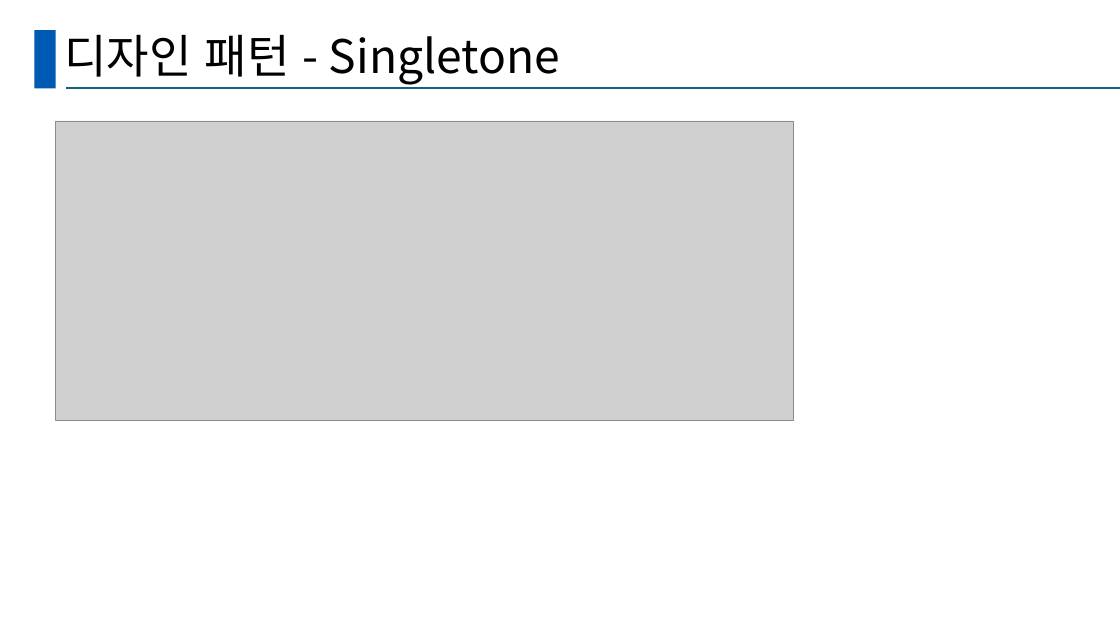
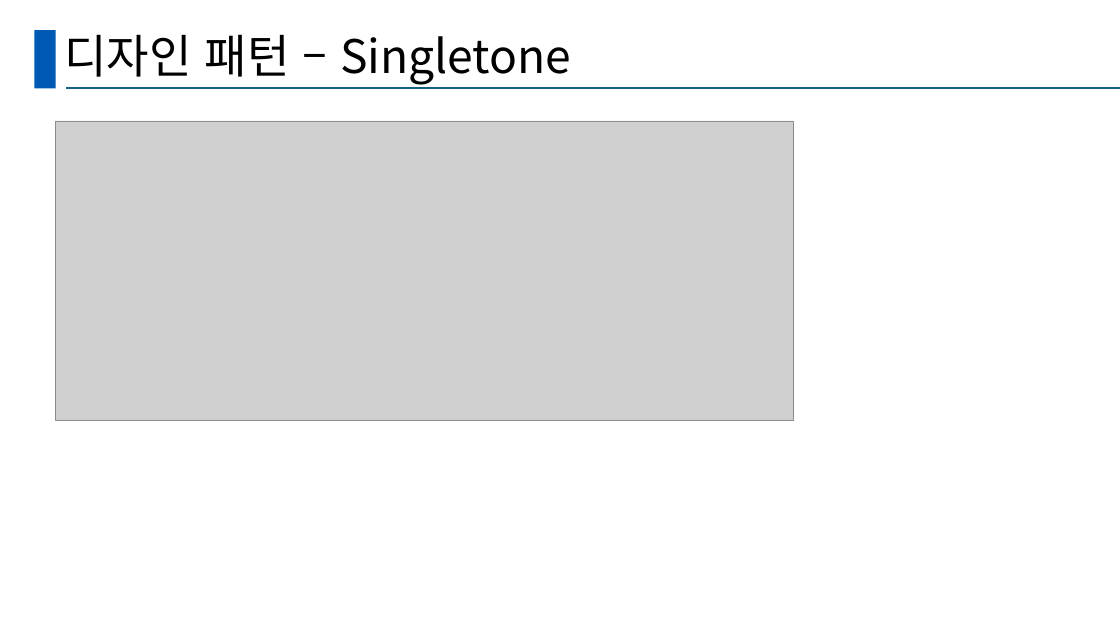
Before and after one commit to hy-ra-na/presentation_Americano, a slide deck: slide 9 of 발표양식.pptx (slide 8 before the commit). Drawn at 1120x630 pixels with LibreOffice and Linux fonts; fonts in the diff are those of the drawing; grey boxes stand for pictures. Boxes give left, top, right and bottom in pixels: in the first picture for what was removed or moved away, otherwise in the second. Text is boxed around its words. In the diff, an @@ line names an element or a change of style, - is before the commit and + after.

```diff
--- a/발표양식.pptx
+++ b/발표양식.pptx
@@ title at bbox=[64, 34, 571, 85]: text changed @@
-디자인 패턴 - Singletone
+디자인 패턴 – Singletone
```
Also in this commit, not shown: 2 other slides changed, 1 slide added.
